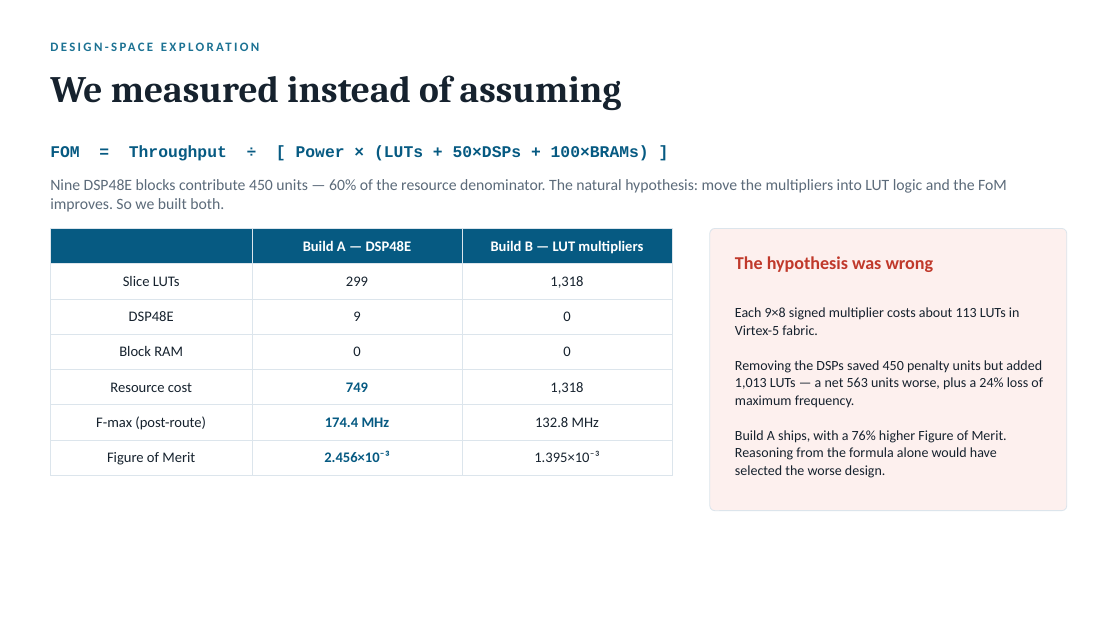
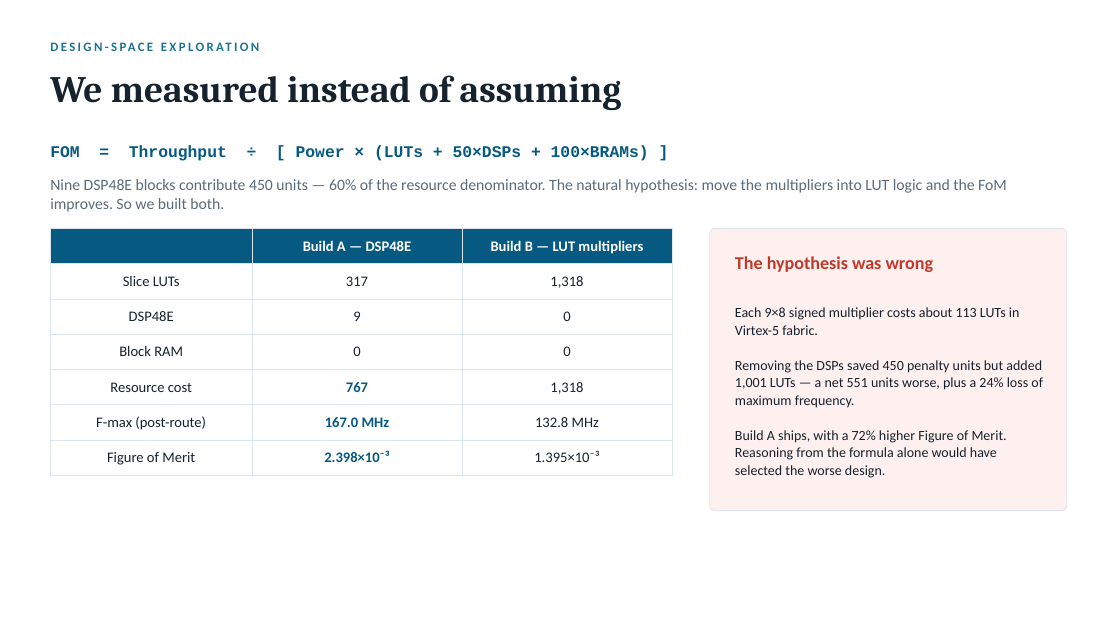
Before and after one commit to MOHAMED141414/sscs2026-conv-accel, a slide deck: slide 9 of docs/SSCS2026_presentation.pptx. Drawn at 1120x630 pixels with LibreOffice and Linux fonts; fonts in the diff are those of the drawing. Boxes give left, top, right and bottom in pixels: in the first picture for what was removed or moved away, otherwise in the second. Text is boxed around its words. In the diff, an @@ line names an element or a change of style, - is before the commit and + after.

Commit message:
Update presentation: add SAME-padding bonus slide, fix stale VALID-build numbers, two-column results table

```diff
--- a/docs/SSCS2026_presentation.pptx
+++ b/docs/SSCS2026_presentation.pptx
@@ table at (50, 229, 672, 469) @@
-row 2, column 2: 299
+row 2, column 2: 317
-row 5, column 2: 749
+row 5, column 2: 767
-row 6, column 2: 174.4 MHz
+row 6, column 2: 167.0 MHz
-row 7, column 2: 2.456×10⁻³
+row 7, column 2: 2.398×10⁻³
@@ text at (735, 360, 1043, 475): text changed @@
-Removing the DSPs saved 450 penalty units but added 1,013 LUTs — a net 563 units worse, plus a 24% loss of maximum frequency.
-Build A ships, with a 76% higher Figure of Merit. Reasoning from the formula alone would have selected the worse design.
+Removing the DSPs saved 450 penalty units but added 1,001 LUTs — a net 551 units worse, plus a 24% loss of maximum frequency.
+Build A ships, with a 72% higher Figure of Merit. Reasoning from the formula alone would have selected the worse design.
```
Also in this commit, not shown: 3 other slides changed, 1 slide added, 1 other file.
